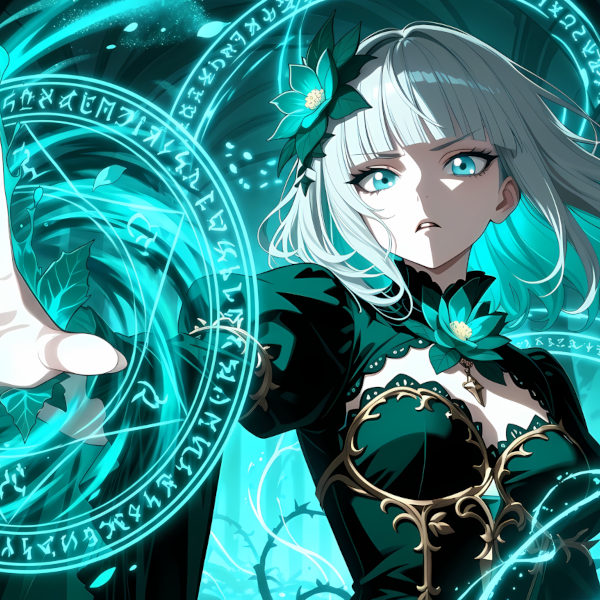
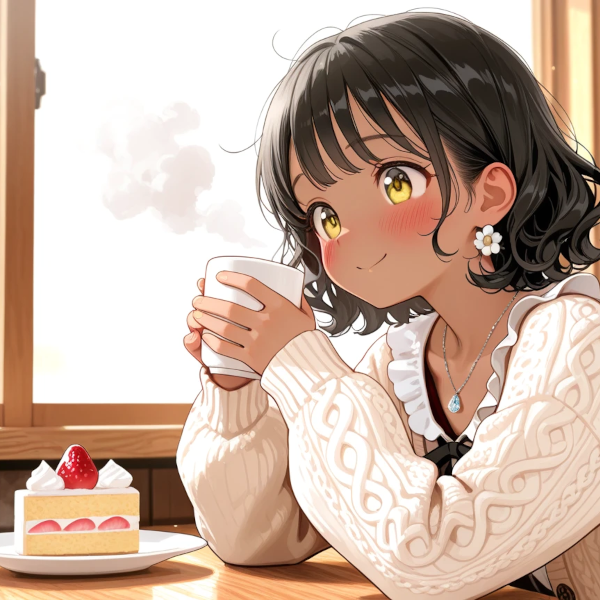
Layer changes from the first 600 x 600 image to the second:
added layer "Daydream_Itadakimasu_keyvisual.png" above "Bloom_Proudly_keyvisual.png" over [0, 0, 600, 600]
